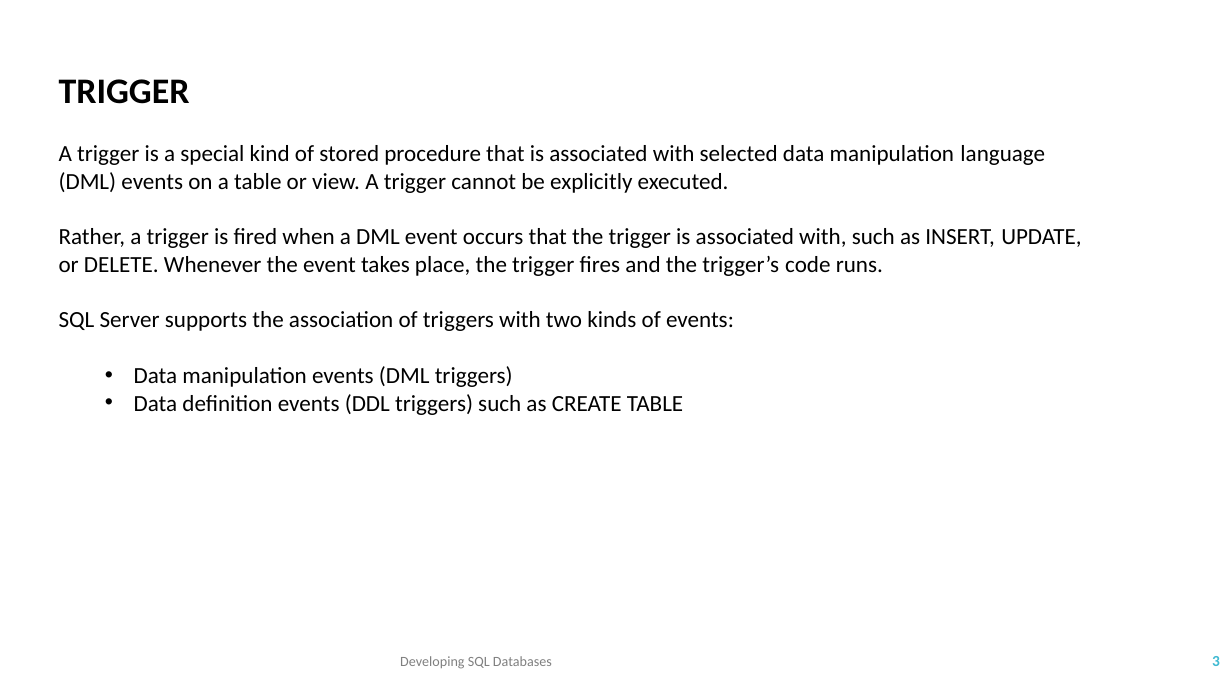
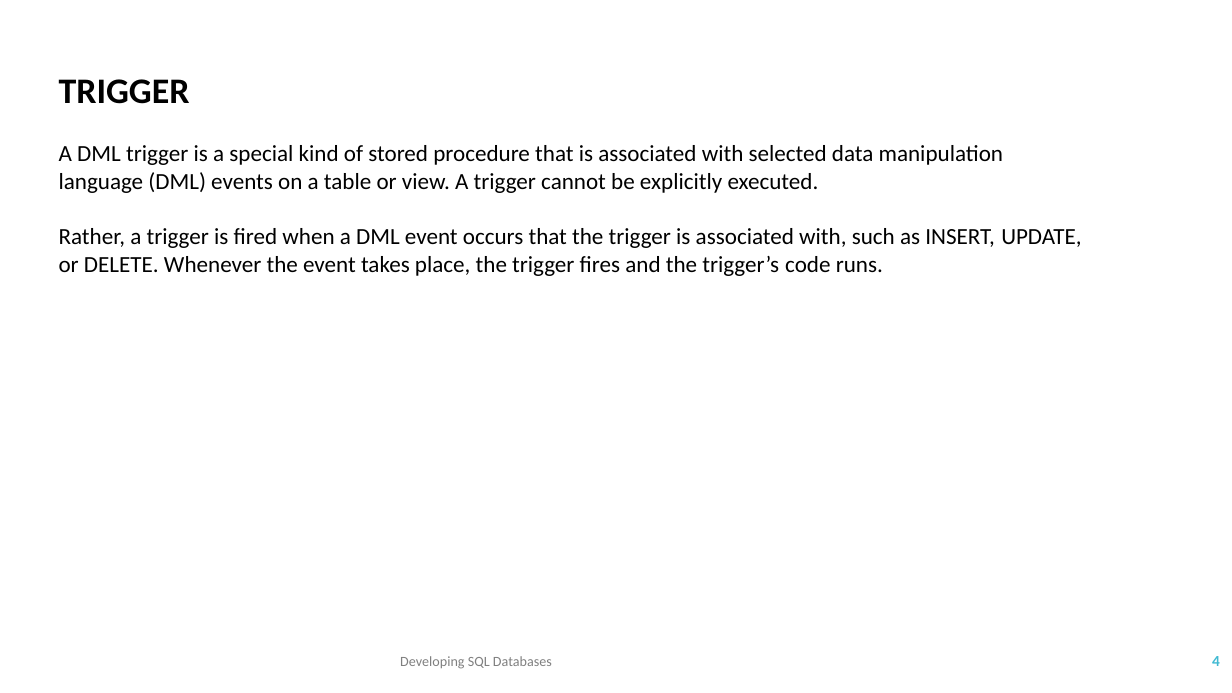
Before and after one commit to TKostyrka/70762DevSQLDB, a slide deck: slide 4 of DEVSQL_07_Triggers/DEVSQL_07_Triggers.pptx (slide 3 before the commit). Drawn at 1232x693 pixels with LibreOffice and Linux fonts; fonts in the diff are those of the drawing. Boxes give left, top, right and bottom in pixels: in the first picture for what was removed or moved away, otherwise in the second. Text is boxed around its words. In the diff, an @@ line names an element or a change of style, - is before the commit and + after.

Commit message:
Triggery zrobione

```diff
--- a/DEVSQL_07_Triggers/DEVSQL_07_Triggers.pptx
+++ b/DEVSQL_07_Triggers/DEVSQL_07_Triggers.pptx
@@ text at [59,145,1003,193]: text changed @@
-A trigger is a special kind of stored procedure that is associated with selected data manipulation language (DML) events on a table or view. A trigger cannot be explicitly executed.
+A DML trigger is a special kind of stored procedure that is associated with selected data manipulation language (DML) events on a table or view. A trigger cannot be explicitly executed.
@@ text at [59,311,734,415]: paragraphs removed @@
-SQL Server supports the association of triggers with two kinds of events:
-  • Data manipulation events (DML triggers)
-  • Data definition events (DDL triggers) such as CREATE TABLE
@@ page number at [1212,656,1220,666]: text changed @@
-3
+4
```
Also in this commit, not shown: 4 other slides changed, 7 slides added, 5 other files.
